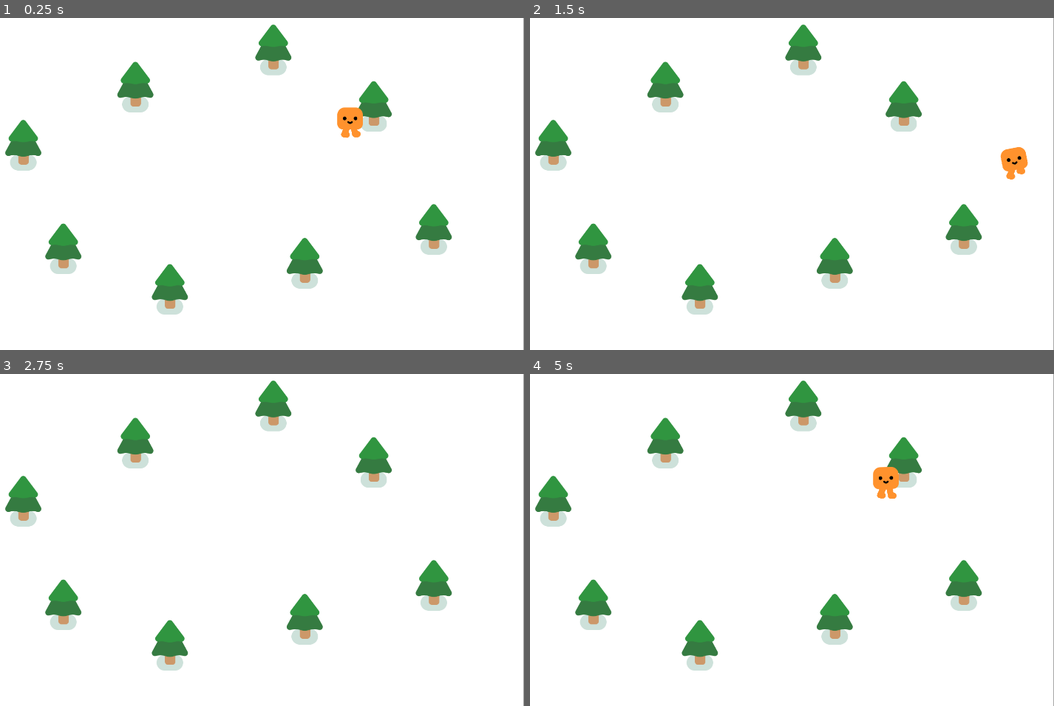
Above: before the commit, frames 1-4 (two rows, left to right).
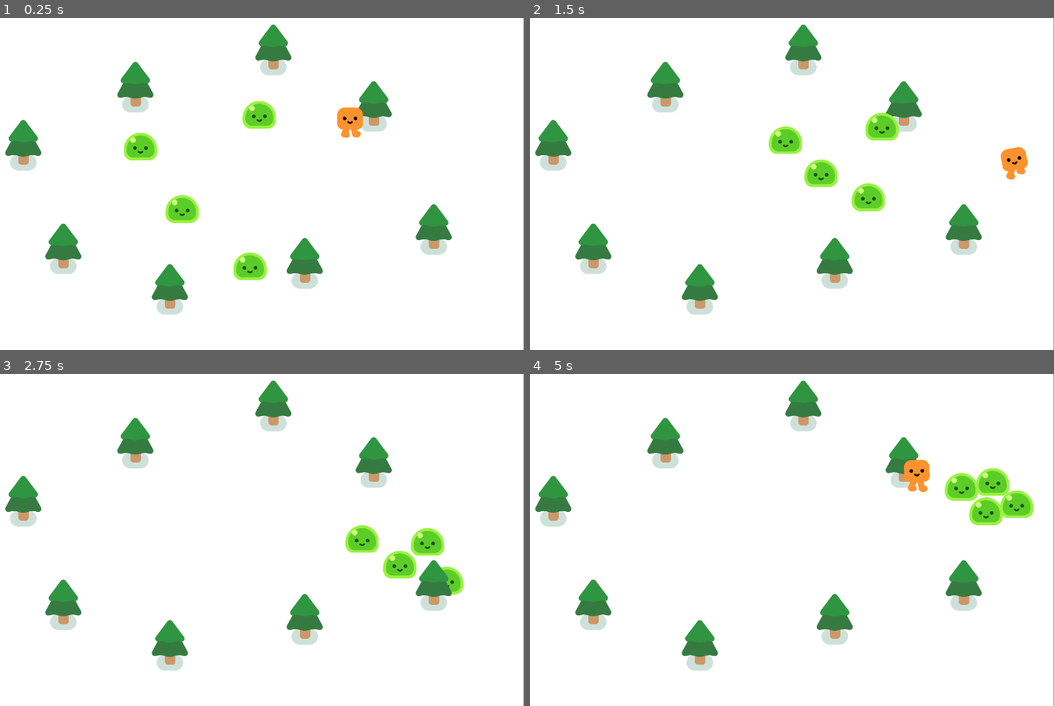
Above: after the commit, the same moments.

Repository: Pruthvi43/godot-project
Game: Godot game, scene res://survivors_game.tscn
Same seed, same stepped clock (60 frames per second), same inputs: the game is played once before the commit and once after it.
Inputs:
- Up to frame 1 (0.25 s): no input
- Up to frame 2 (1.5 s): hold D (move_right) 0.53-1.28 s; hold S (move_down) from 1.28 s (still down)
- Up to frame 3 (2.75 s): release S (move_down) at 2.03 s; hold D (move_right) from 2.03 s (still down)
- Up to frame 4 (5 s): release D (move_right) at 2.78 s; hold W (move_up) 2.78-3.53 s; hold A (move_left) from 3.53 s (still down)

The runs differ from the first frame. In frame 1, 1.8% of the frame differs, in the area x 23-53%, y 24-80%; in frame 2, 1.8%; in frame 3, 1.6%; in frame 4, 2.6%, in the area x 65-97%, y 25-46%.

Commit message:
Beginning to look a lot like Christmas
Save num3

Diff:
--- /dev/null
+++ b/mob.gd
@@ -0,0 +1,11 @@
+extends CharacterBody2D
+
+
+
+@onready var player = get_node("/root/Game/Player")
+
+
+func _physics_process(delta):
+	var direction = global_position.direction_to(player.global_position)
+	velocity = direction * 300.0
+	move_and_slide()
--- /dev/null
+++ b/mob.tscn
@@ -0,0 +1,16 @@
+[gd_scene load_steps=4 format=3 uid="uid://dv3i6apvltwvd"]
+
+[ext_resource type="Script" path="res://mob.gd" id="1_cfp0h"]
+[ext_resource type="PackedScene" uid="uid://ogik4s70pgwl" path="res://characters/slime/slime.tscn" id="1_noeqh"]
+
+[sub_resource type="CircleShape2D" id="CircleShape2D_gav44"]
+radius = 48.6621
+
+[node name="Mob" type="CharacterBody2D"]
+script = ExtResource("1_cfp0h")
+
+[node name="Slime" parent="." instance=ExtResource("1_noeqh")]
+
+[node name="CollisionShape2D" type="CollisionShape2D" parent="."]
+position = Vector2(0, -27)
+shape = SubResource("CircleShape2D_gav44")
--- a/survivors_game.tscn
+++ b/survivors_game.tscn
@@ -1,7 +1,8 @@
-[gd_scene load_steps=3 format=3 uid="uid://cweo28gsvhqg2"]
+[gd_scene load_steps=4 format=3 uid="uid://cweo28gsvhqg2"]
 
 [ext_resource type="PackedScene" uid="uid://bcxwhn1ew608r" path="res://player.tscn" id="1_ue014"]
 [ext_resource type="PackedScene" uid="uid://dv4p28ffhmfnf" path="res://pine_tree.tscn" id="2_ixef7"]
+[ext_resource type="PackedScene" uid="uid://dv3i6apvltwvd" path="res://mob.tscn" id="3_iy5lo"]
 
 [node name="Game" type="Node2D"]
 y_sort_enabled = true
@@ -15,6 +16,18 @@
 
 [node name="Player" parent="." instance=ExtResource("1_ue014")]
 position = Vector2(378, -141)
+
+[node name="Mob" parent="." instance=ExtResource("3_iy5lo")]
+position = Vector2(-378, -61)
+
+[node name="Mob3" parent="." instance=ExtResource("3_iy5lo")]
+position = Vector2(-235, 168)
+
+[node name="Mob4" parent="." instance=ExtResource("3_iy5lo")]
+position = Vector2(9, 382)
+
+[node name="Mob2" parent="." instance=ExtResource("3_iy5lo")]
+position = Vector2(8, -180)
 
 [node name="PineTree" parent="." instance=ExtResource("2_ixef7")]
 position = Vector2(-554, 275)
